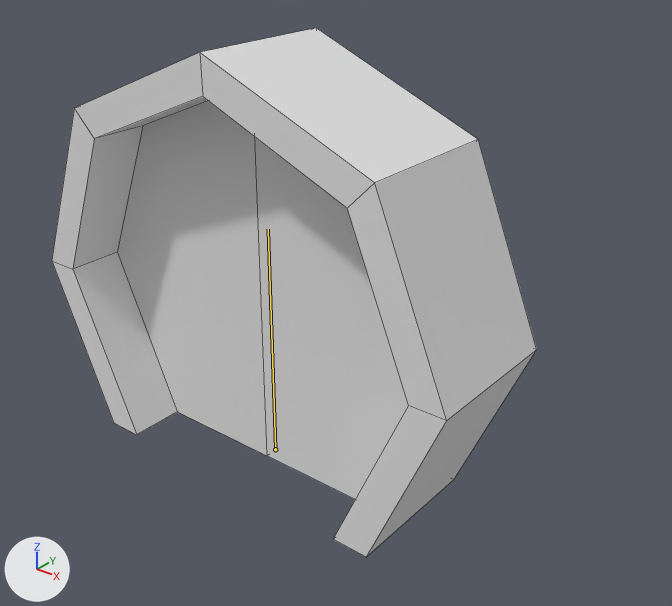
An edit to the Blender file assets/models/props/door_01.blend, drawn before and after from the same camera.
The view is the same before and after, from a 50 mm lens placed at (2.25, -2.41, 2.28), pointed at (0.24, 0.11, 0.72). The lights are fixed; the arrows at lower left show +X, +Y and +Z. The bones that bend it are drawn over the model as lines. Mesh edges are drawn as thin lines.

Names of what the first picture shows: 'door_01'.
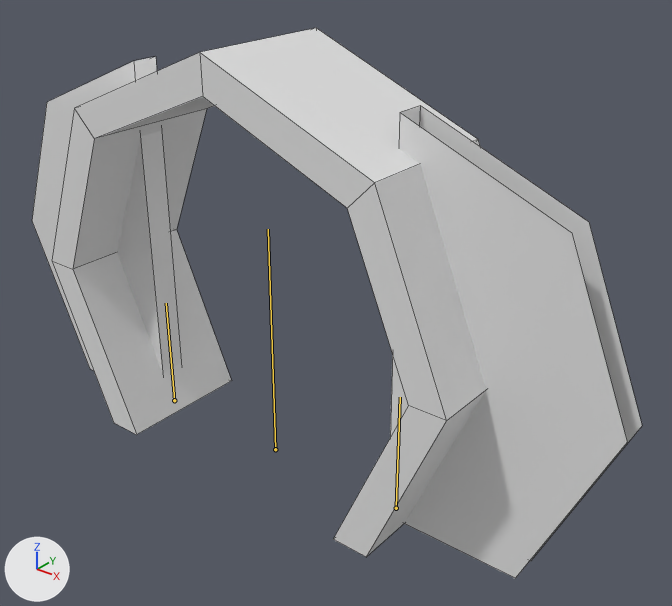
The newer file adds an action. The first version stands in its rest pose; the second is drawn at frame 1 of the action 'close'.

Changed parts and their boxes (x1, y1, x2, y2) in the pictures (672 x 606 px):
'door_01', posed (26% wider)
    before: (52, 28, 537, 557)
    after: (32, 28, 642, 578)
bone 'DoorL', root to tip
    before: (275, 449) to (272, 345)
    after: (174, 400) to (166, 303)
bone 'DoorR', root to tip
    before: (275, 449) to (272, 345)
    after: (396, 508) to (400, 397)

What the commit changed:
Bone 'DoorL' (bone_doorl) moves from (0.0, 0.0, 0.0) to (-0.625, 0.0, 0.0).
Bone 'DoorR' (bone_doorr) moves from (0.0, 0.0, 0.0) to (0.625, 0.0, 0.0).
